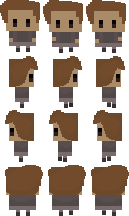
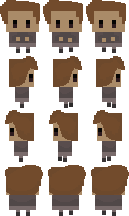
Layers edited between the first and the second 129 × 216 image:
added layer "Bourbxn_Down3" above "Layer 5" over [95, 32, 122, 43]
added layer "Bourbxn_Down2" above "Layer 3" over [52, 32, 79, 43]
removed layer "Layer 2" over [0, 0, 40, 49]
added layer "Bourbxn_Down1" over [0, 0, 40, 53]
